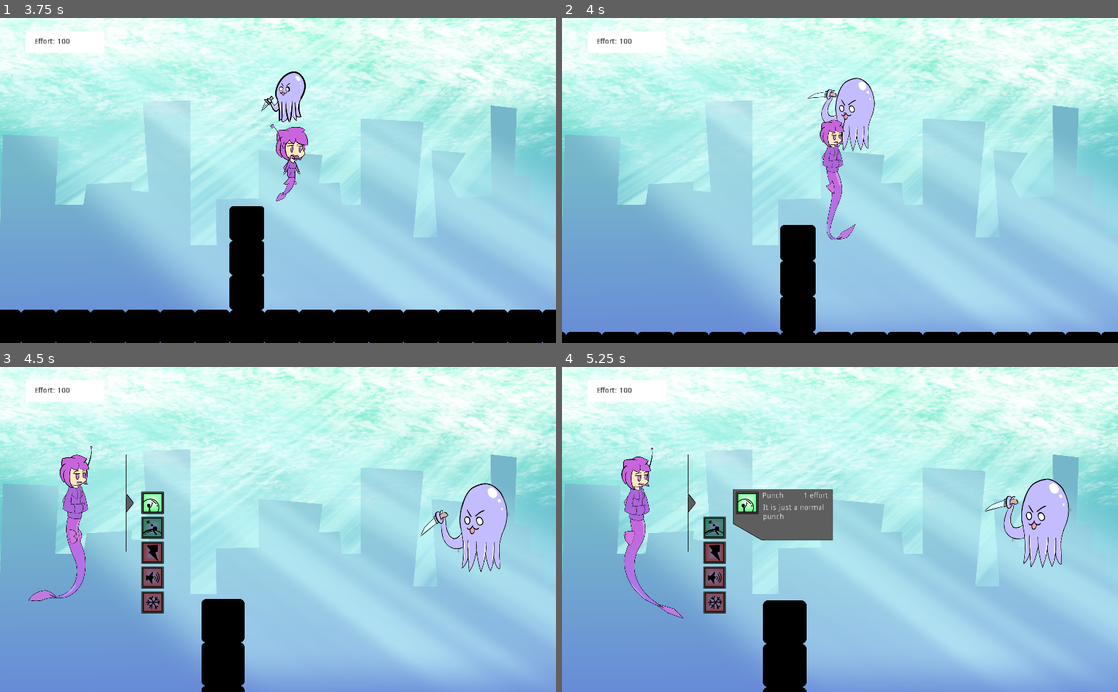
Above: before the commit, frames 1-4 (two rows, left to right).
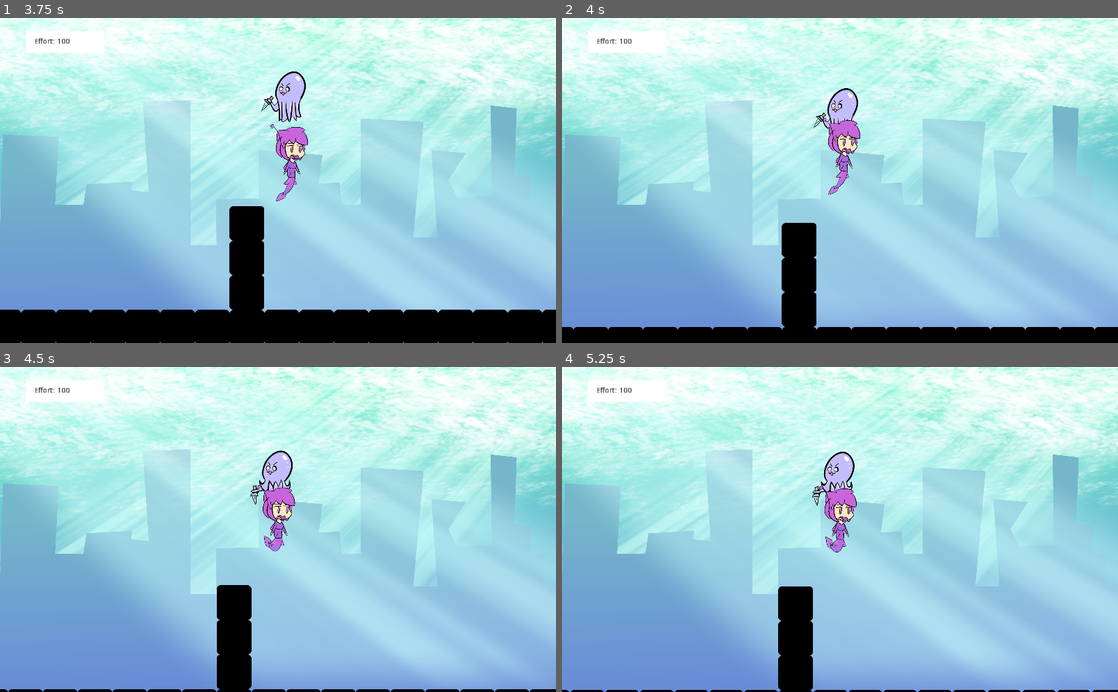
Above: after the commit, the same moments.

Repository: aak270/godot-cozy-game
Game: Godot game, scene res://src/scenes/StartScreen.tscn
Two runs of this game, one before a commit and one after it. Both use one fixed random seed, a clock stepped at 60 frames per second and the inputs below. The engine's default icon, where the game draws it, is replaced by a stand-in: a white triangle on a blue panel in a dark square.
Inputs (mouse positions are in pixels of both pictures, inside the frame that each line leads up to):
- Up to frame 1 (3.75 s): click "New Game" at 0.5 s; tap Enter (ui_accept) at 1.25, 1.52, 2.27 s; move the mouse to (400, 164) at 1.27 s; hold Right (ui_right) 1.28-2.03 s; move the mouse to (166, 196) at 2.02 s; hold Down (ui_down) 2.03-2.78 s; move the mouse to (333, 109) at 2.77 s; hold Right (ui_right) 2.78-3.53 s; move the mouse to (250, 245) at 3.52 s; hold Up (ui_up) from 3.53 s (still down)
- Up to frame 2 (4 s): keep holding Up (ui_up); tap Enter (ui_accept) at 3.77 s
- Up to frame 3 (4.5 s): move the mouse to (444, 578) at 4.27 s; release Up (ui_up) at 4.28 s; hold Left (ui_left) from 4.28 s (still down)
- Up to frame 4 (5.25 s): keep holding Left (ui_left); tap Enter (ui_accept) at 4.52 s; move the mouse to (673, 480) at 5.02 s

Frame 1 is identical in both runs. In frame 2, 3.9% of the frame differs, in the area x 0-100%, y 18-98%; in frame 3, 8.5%; in frame 4, 10%, in the area x 0-100%, y 24-100%.
Error after the commit: Invalid call. Nonexistent function 'instance' in base 'Nil'. (res://src/dialogues/DialoguePlayer.gd:35)

Commit message:
add portrait dialogue

Diff:
--- a/src/characters/Enemy.gd
+++ b/src/characters/Enemy.gd
@@ -5,6 +5,7 @@
 
 export var health: = 5
 export var damage: = 10
+export var vn: PackedScene
 
 var voices: = []
 
--- /dev/null
+++ b/src/characters/Enemy_7/Enemy_7VN.tscn
@@ -0,0 +1,16 @@
+[gd_scene load_steps=3 format=2]
+
+[ext_resource path="res://src/characters/Enemy_7/VN_7_Body.png" type="Texture" id=1]
+[ext_resource path="res://src/characters/Enemy_7/VN_7_Knif.png" type="Texture" id=2]
+
+[node name="VN" type="Sprite"]
+position = Vector2( 65, -23 )
+scale = Vector2( 0.3, 0.3 )
+
+[node name="Vn7Knif" type="Sprite" parent="."]
+texture = ExtResource( 2 )
+flip_h = true
+
+[node name="Vn7Body" type="Sprite" parent="."]
+texture = ExtResource( 1 )
+flip_h = true
--- a/src/characters/Enemy_7/Enemy_7_VN.tscn
+++ /dev/null
@@ -1,14 +0,0 @@
-[gd_scene load_steps=3 format=2]
-
-[ext_resource path="res://src/characters/Enemy_7/VN_7_Knif.png" type="Texture" id=1]
-[ext_resource path="res://src/characters/Enemy_7/VN_7_Body.png" type="Texture" id=2]
-
-[node name="VN" type="Sprite"]
-position = Vector2( 229, 56 )
-scale = Vector2( 0.3, 0.3 )
-
-[node name="Vn7Knif" type="Sprite" parent="."]
-texture = ExtResource( 1 )
-
-[node name="Vn7Body" type="Sprite" parent="."]
-texture = ExtResource( 2 )
--- a/src/characters/Player/Player.gd
+++ b/src/characters/Player/Player.gd
@@ -9,12 +9,14 @@
 export(Array, String, FILE, "*.wav") var voices_path
 
 var voices: = []
+var look_left: = false
 
 var _direction: = Vector2.ZERO
 var _velocity: = Vector2.ZERO
 
+onready var interact: = $Interact
+
 onready var _effort: = max_effort
-onready var interact: = $Interact
 onready var _remote_transform: = $RemoteTransform2D
 onready var _anime_manager: = $PlayerAnimMenager
 onready var _torso: = $Torso
--- a/src/characters/Player/PlayerAnimMenager.gd
+++ b/src/characters/Player/PlayerAnimMenager.gd
@@ -13,8 +13,10 @@
 	var x = player.move_to()
 	if x < 0:
 		playback.travel("idle")
+		player.look_left = true
 	if x > 0:
 		playback.travel("idleR")
+		player.look_left = false
 
 func combat() -> void:
 	playback.travel("idleR")
--- /dev/null
+++ b/src/characters/Player/PlayerVN.gd
@@ -0,0 +1,15 @@
+extends Sprite
+
+onready var _bothered: = $Bothered
+onready var _bothered_ant_l: = $Bothered_Ant_L
+onready var _bothered_ant_r: = $Bothered_Ant_R
+
+func flip(value: bool) -> void:
+	_bothered.flip_h = value
+
+	if value:
+		_bothered_ant_l.show()
+		_bothered_ant_r.hide()
+	else:
+		_bothered_ant_l.hide()
+		_bothered_ant_r.show()
--- a/src/characters/Player/Player_VN.tscn
+++ b/src/characters/Player/PlayerVN.tscn
@@ -1,14 +1,15 @@
-[gd_scene load_steps=5 format=2]
+[gd_scene load_steps=6 format=2]
 
 [ext_resource path="res://src/characters/Player/VN_Player_Bothered_Ant.png" type="Texture" id=1]
 [ext_resource path="res://src/characters/Player/VN_Player_Sigh_Ant.png" type="Texture" id=2]
 [ext_resource path="res://src/characters/Player/VN_Player_Sigh.png" type="Texture" id=3]
 [ext_resource path="res://src/characters/Player/VN_Player_Bothered.png" type="Texture" id=4]
+[ext_resource path="res://src/characters/Player/PlayerVN.gd" type="Script" id=5]
 
-[node name="VN" type="Sprite"]
-position = Vector2( -130, 74 )
+[node name="PlayerVN" type="Sprite"]
+position = Vector2( 36, -32 )
 scale = Vector2( 0.3, 0.3 )
-z_index = 4
+script = ExtResource( 5 )
 
 [node name="Bothered" type="Sprite" parent="."]
 texture = ExtResource( 4 )
--- a/src/dialogues/DialoguePlayer.gd
+++ b/src/dialogues/DialoguePlayer.gd
@@ -1,4 +1,6 @@
 extends CanvasLayer
+
+const PlayerVN: = preload("res://src/characters/Player/PlayerVN.tscn")
 
 export var text_speed: = 0.05
 
@@ -6,21 +8,42 @@
 var _dialogues: = []
 var _finished: = false
 
+var _player_vn
+var _enemy_vn
+
 onready var _panel: = $DialogBox
-onready var _dialogue_name: = $DialogBox/Name
+onready var _dialogue_name: = $DialogBox/NameBox/Name
 onready var _dialogue_message: = $DialogBox/Message
 onready var _timer: = $DialogBox/Timer
 
 onready var _audio: = $AudioStreamPlayer
+onready var _portrait: = $Portrait
 onready var _game_controller: = $"../GameController"
 
 func _ready() -> void:
+	_player_vn = PlayerVN.instance()
+	_portrait.add_child(_player_vn)
+	_player_vn.hide()
+
+	_enemy_vn = null
 	_timer.wait_time = text_speed
 	_panel.hide()
+	_portrait.hide()
 
 func play(dialogue_list) -> void:
+	if _game_controller.enemy != null:
+		_enemy_vn = _game_controller.enemy.vn.instance()
+		_portrait.add_child(_enemy_vn)
+		_enemy_vn.hide()
+
 	_dialogues = dialogue_list
 	_finished = false
+
+	_portrait.show()
+	if _dialogues[0]["name"] == "Player":
+		_player_vn.show()
+	elif _enemy_vn != null:
+		_enemy_vn.show()
 
 	_panel.show()
 	show_dialogue()
@@ -28,6 +51,12 @@
 func stop() -> void:
 	_audio.stop()
 	_panel.hide()
+	_portrait.hide()
+	_player_vn.hide()
+
+	if _enemy_vn != null:
+		_enemy_vn.queue_free()
+		_enemy_vn = null
 
 	_current_index = 0
 	_dialogues = []
@@ -49,6 +78,15 @@
 		_dialogue_name.text = _dialogues[_current_index]["name"]
 		_dialogue_message.text = _dialogues[_current_index]["text"]
 
+		if _dialogue_name.text == "Player":
+			_player_vn.show()
+			if _enemy_vn != null:
+				_enemy_vn.hide()
+		else:
+			_player_vn.hide()
+			if _enemy_vn != null:
+				_enemy_vn.show()
+
 		_dialogue_message.visible_characters = 0
 		while _dialogue_message.visible_characters < len(_dialogue_message.text):
 			if _dialogue_name.text == "Player":
--- a/src/scenes/Game.tscn
+++ b/src/scenes/Game.tscn
@@ -15,6 +15,9 @@
 [ext_resource path="res://src/ui/CombatAction.gd" type="Script" id=13]
 [ext_resource path="res://src/ui/Battle_Buttons.png" type="Texture" id=14]
 [ext_resource path="res://src/ui/Battle_Buttons_Unfocused.png" type="Texture" id=15]
+[ext_resource path="res://src/ui/Text_Bubble.png" type="Texture" id=16]
+[ext_resource path="res://src/ui/Text_Bubble_Name.png" type="Texture" id=17]
+[ext_resource path="res://src/characters/Enemy_7/Enemy_7VN.tscn" type="PackedScene" id=18]
 
 [sub_resource type="Shader" id=14]
 code = "/*
@@ -319,22 +322,6 @@
 shader_param/color = Color( 0.6, 0.9, 0.9, 0.8 )
 shader_param/hdr = false
 shader_param/seed = 5.0
-
-[sub_resource type="Animation" id=24]
-resource_name = "anim"
-loop = true
-tracks/0/type = "value"
-tracks/0/path = NodePath(".:offset")
-tracks/0/interp = 1
-tracks/0/loop_wrap = true
-tracks/0/imported = false
-tracks/0/enabled = true
-tracks/0/keys = {
-"times": PoolRealArray( 0, 0.5 ),
-"transitions": PoolRealArray( 1, 1 ),
-"update": 0,
-"values": [ Vector2( 0, 0 ), Vector2( 0, -5 ) ]
-}
 
 [sub_resource type="StyleBoxEmpty" id=26]
 
@@ -487,55 +474,81 @@
 [node name="DialoguePlayer" type="CanvasLayer" parent="."]
 script = ExtResource( 7 )
 
-[node name="DialogBox" type="ColorRect" parent="DialoguePlayer"]
+[node name="Portrait" type="Control" parent="DialoguePlayer"]
 anchor_left = 0.5
 anchor_top = 1.0
 anchor_right = 0.5
 anchor_bottom = 1.0
-margin_left = -376.0
-margin_top = -136.0
-margin_right = 376.0
-margin_bottom = -48.0
-__meta__ = {
-"_edit_use_anchors_": false
-}
-
-[node name="Name" type="RichTextLabel" parent="DialoguePlayer/DialogBox"]
+margin_left = 48.0
+margin_top = -214.0
+margin_right = 48.0
+margin_bottom = -214.0
+__meta__ = {
+"_edit_use_anchors_": false
+}
+
+[node name="DialogBox" type="TextureRect" parent="DialoguePlayer"]
+anchor_left = 0.5
+anchor_top = 1.0
+anchor_right = 0.5
+anchor_bottom = 1.0
+margin_left = -256.0
+margin_top = -512.0
+margin_right = 256.0
+texture = ExtResource( 16 )
+expand = true
+stretch_mode = 5
+__meta__ = {
+"_edit_use_anchors_": false
+}
+
+[node name="NameBox" type="TextureRect" parent="DialoguePlayer/DialogBox"]
+anchor_left = 0.5
+anchor_top = 1.0
+anchor_right = 0.5
+anchor_bottom = 1.0
+margin_left = -256.0
+margin_top = -512.0
+margin_right = 256.0
+texture = ExtResource( 17 )
+expand = true
+stretch_mode = 5
+__meta__ = {
+"_edit_use_anchors_": false
+}
+
+[node name="Name" type="Label" parent="DialoguePlayer/DialogBox/NameBox"]
 modulate = Color( 0, 0, 0, 1 )
-margin_left = 8.0
-margin_top = 5.0
-margin_right = 128.0
-margin_bottom = 21.0
+anchor_left = 0.5
+anchor_top = 1.0
+anchor_right = 0.5
+anchor_bottom = 1.0
+margin_left = -203.0
+margin_top = -162.0
+margin_right = -83.0
+margin_bottom = -146.0
 text = "Name"
-__meta__ = {
-"_edit_use_anchors_": false
-}
-
-[node name="Message" type="RichTextLabel" parent="DialoguePlayer/DialogBox"]
+align = 1
+__meta__ = {
+"_edit_use_anchors_": false
+}
+
+[node name="Message" type="Label" parent="DialoguePlayer/DialogBox"]
 modulate = Color( 0, 0, 0, 1 )
-margin_left = 16.0
-margin_top = 24.0
-margin_right = 736.0
-margin_bottom = 72.0
-text = "Message"
-__meta__ = {
-"_edit_use_anchors_": false
-}
-
-[node name="Indicator" type="Polygon2D" parent="DialoguePlayer/DialogBox"]
-position = Vector2( 720, 80 )
-color = Color( 0.368627, 0.67451, 1, 1 )
-offset = Vector2( 0, -5 )
-polygon = PoolVector2Array( 0, 0, -16, -20, 16, -20 )
-
-[node name="AnimationPlayer" type="AnimationPlayer" parent="DialoguePlayer/DialogBox/Indicator"]
-autoplay = "anim"
-anims/anim = SubResource( 24 )
-
-[node name="PortraitL" type="Sprite" parent="DialoguePlayer/DialogBox"]
-
-[node name="PortraitR" type="Sprite" parent="DialoguePlayer/DialogBox"]
-position = Vector2( 752, 0 )
+anchor_left = 0.5
+anchor_top = 1.0
+anchor_right = 0.5
+anchor_bottom = 1.0
+margin_left = -108.0
+margin_top = -116.0
+margin_right = 147.0
+margin_bottom = -41.0
+text = "Here's the thing. She doesn't have anything to prove, but she is going to anyway. That's just her character. "
+align = 1
+autowrap = true
+__meta__ = {
+"_edit_use_anchors_": false
+}
 
 [node name="Timer" type="Timer" parent="DialoguePlayer/DialogBox"]
 one_shot = true
@@ -548,6 +561,7 @@
 script = ExtResource( 10 )
 
 [node name="CombatUI" type="Control" parent="CombatSystem"]
+visible = false
 anchor_top = 0.5
 anchor_bottom = 0.5
 margin_left = 285.0
@@ -995,6 +1009,7 @@
 position = Vector2( 2528, 288 )
 dialogue_file = "res://src/dialogues/enemy_1_dialogue.json"
 voices_path = [ "res://src/audio/voices/godot_cozy_game_voice_blip_enemy_1_1.wav", "res://src/audio/voices/godot_cozy_game_voice_blip_enemy_1_2.wav", "res://src/audio/voices/godot_cozy_game_voice_blip_enemy_1_3.wav" ]
+vn = ExtResource( 18 )
 
 [node name="Enemy_7_2" parent="." instance=ExtResource( 11 )]
 position = Vector2( 688, 232 )
Not shown: 1 places in src/scenes/Game.tscn that only renumber resources
Binary file added: src/ui/Text_Bubble.png
Not shown, added: src/ui/Text_Bubble.png.import
Binary file added: src/ui/Text_Bubble_Name.png
Not shown, added: src/ui/Text_Bubble_Name.png.import
